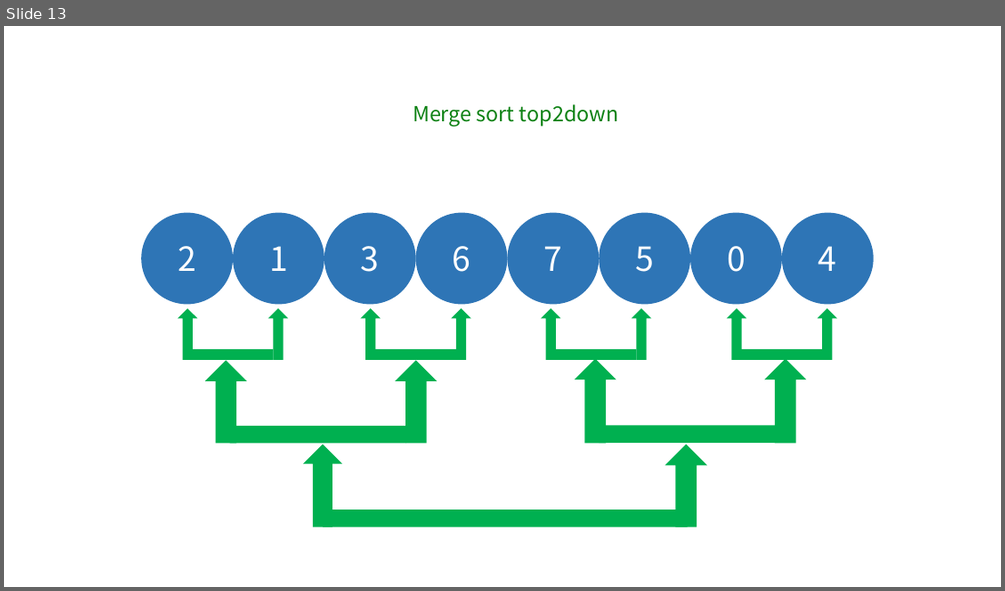
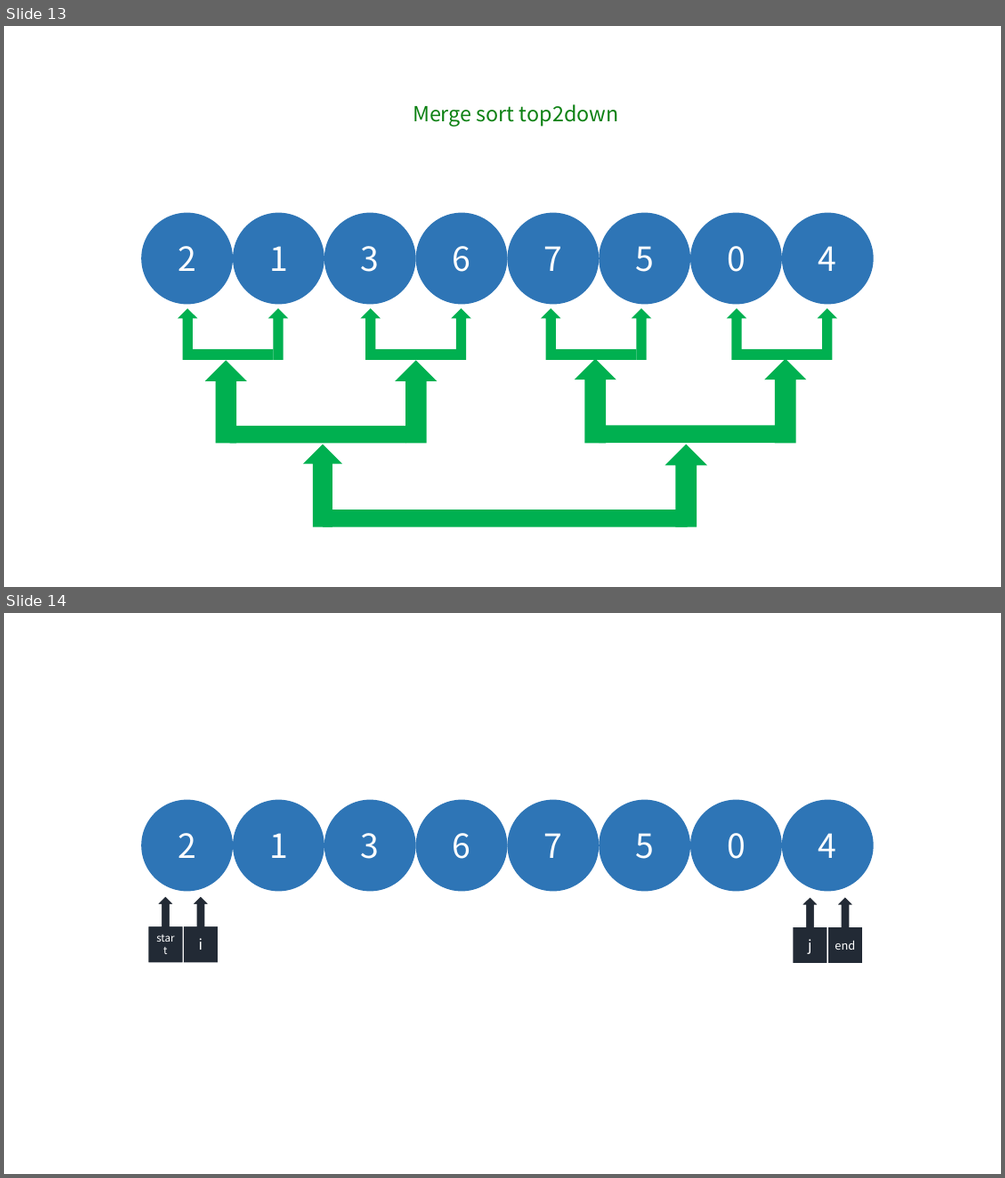
Before and after one commit to grayondream/algorithm-forth, a slide deck: ppt/sort.pptx. Shown one above the other, each under a label of ours: slide 13 before the commit, slides 13 and 14 after it. The pictures are 1005x591 and 1005x1178 pixels, drawn with LibreOffice and Linux fonts; fonts in the diff are those of the drawing. Boxes give left, top, right and bottom in pixels: in the first picture for what was removed or moved away, otherwise in the second. Text is boxed around its words. In the diff, an @@ line names an element or a change of style, - is before the commit and + after.

```diff
--- a/ppt/sort.pptx
+++ b/ppt/sort.pptx
@@ slide 14 added at (4,613,1001,1174), background #FFFFFF @@
@@ ellipse added at (142,800,233,892), fill #2E75B6, 32 pt, text #FFFFFF @@
+2
@@ ellipse added at (233,800,324,892), fill #2E75B6, 32 pt, text #FFFFFF @@
+1
@@ ellipse added at (324,800,415,892), fill #2E75B6, 32 pt, text #FFFFFF @@
+3
@@ ellipse added at (416,800,507,892), fill #2E75B6, 32 pt, text #FFFFFF @@
+6
@@ ellipse added at (507,800,599,892), fill #2E75B6, 32 pt, text #FFFFFF @@
+7
@@ ellipse added at (599,800,690,892), fill #2E75B6, 32 pt, text #FFFFFF @@
+5
@@ ellipse added at (690,800,782,892), fill #2E75B6, 32 pt, text #FFFFFF @@
+0
@@ ellipse added at (782,800,873,892), fill #2E75B6, 32 pt, text #FFFFFF @@
+4
@@ up arrow callout added at (148,896,184,963), fill #222A35, outline #FFFFFF 1 pt, 10 pt, text #FFFFFF @@
+start
@@ up arrow callout added at (184,896,218,963), fill #222A35, outline #FFFFFF 1 pt, 14 pt, text #FFFFFF @@
+i
@@ up arrow callout added at (793,896,827,964), fill #222A35, outline #FFFFFF 1 pt, 14 pt, text #FFFFFF @@
+j
@@ up arrow callout added at (827,896,863,964), fill #222A35, outline #FFFFFF 1 pt, 11 pt, text #FFFFFF @@
+end
```
Also in this commit, not shown: 1 other file.
